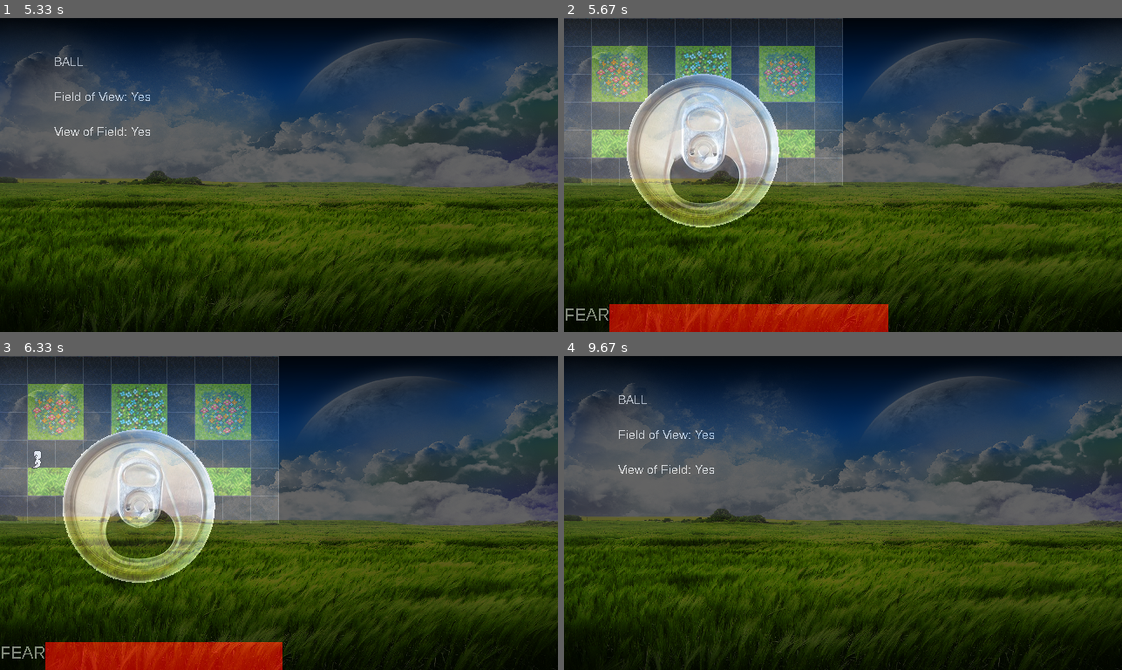
Above: before the commit, frames 1-4 (two rows, left to right).
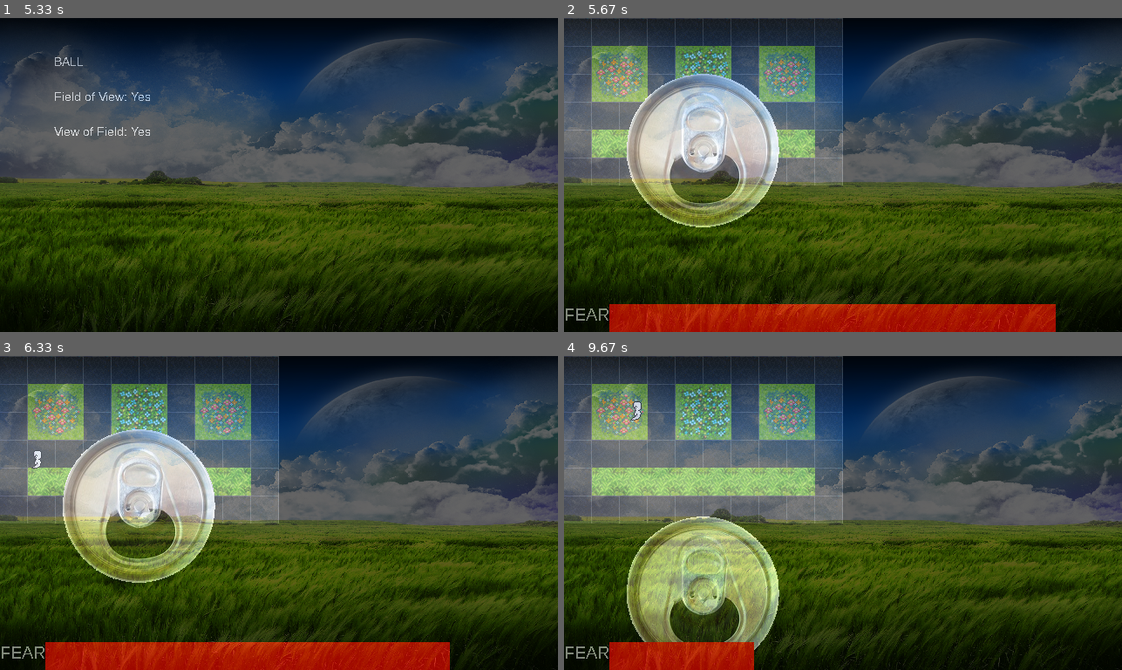
Above: after the commit, the same moments.

Repository: DiscoBizzle/Ghost-Simulator
Game: pygame game, started from Main.py
Two runs of this game, one before a commit and one after it. Both use one fixed random seed, a clock stepped at 60 frames per second and the inputs below. The source is Python 2; it was converted automatically to run under Python 3.
Inputs (mouse positions are in pixels of both pictures, inside the frame that each line leads up to):
- Up to frame 1 (5.33 s): hold Right 0.33-0.8 s; click (256, 187) at 0.88 s; click (106, 127) at 3.28 s
- Up to frame 2 (5.67 s): click (697, 58) at 5.52 s
- Up to frame 3 (6.33 s): hold Left 5.8-6.27 s; hold Right from 6.3 s (still down)
- Up to frame 4 (9.67 s): release Right at 6.77 s; hold Up 6.8-7.1 s; hold Right 7.13-7.6 s; hold Left 7.63-8.17 s; hold Down 8.2-8.5 s; hold Left 8.53-8.93 s; hold Up 8.97-9.33 s; hold Right from 9.37 s (still down)

Frame 1 is identical in both runs. In frame 2, 2.7% of the frame differs, in the area x 58-89%, y 91-100%; in frame 3, 2.7%; in frame 4, 27%, in the area x 0-50%, y 0-100%.

Commit message:
Change fear values to avoid magic scaling numbers

Diff:
--- a/Constants.py
+++ b/Constants.py
@@ -26,6 +26,6 @@
 ANIM_DOWNWALK = 6
 ANIM_LEFTWALK = 7
 
-MAX_FEAR = 1000
-START_FEAR = 500
+MAX_FEAR = 25000
+START_FEAR = 20000
 FEAR_PER_STEP = 5
--- a/PlayerClass.py
+++ b/PlayerClass.py
@@ -56,7 +56,7 @@
         self.velocity = (v_x, v_y)
 
         if v_x != 0 or v_y != 0:
-            self.fear -= FEAR_PER_STEP * (v_x*v_x + v_y*v_y)/25
+            self.fear -= FEAR_PER_STEP * (v_x*v_x + v_y*v_y)
 
         if self.fear <= 0:
             self.game_class.GameState = MAIN_MENU
